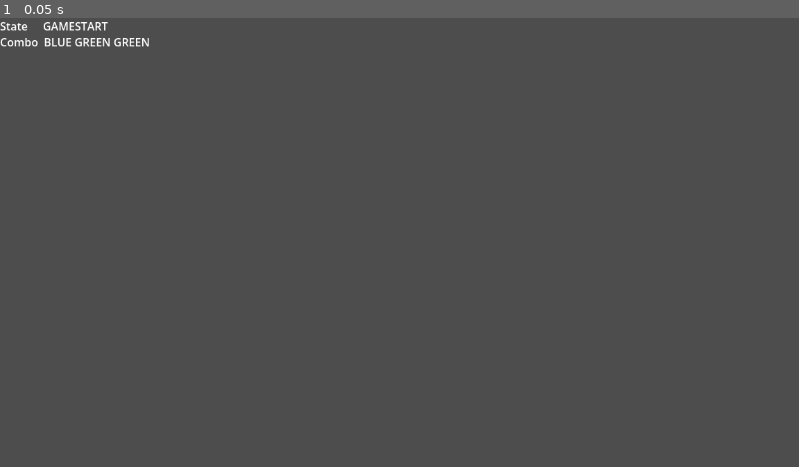
Above: before the commit, frame 1.
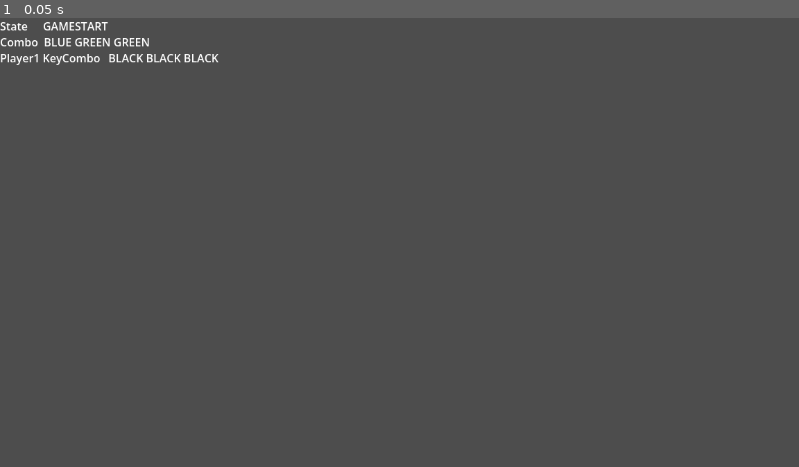
Above: after the commit, the same moment.

Repository: KevinStirling/black_ice
Game: Godot game, scene res://test.tscn
Two runs of this game, one before a commit and one after it. Both use one fixed random seed, a clock stepped at 60 frames per second and the inputs below. The project has no main scene, so this scene is started directly.
Inputs:
- Up to frame 1 (0.05 s): no input

The runs differ from the first frame. In frame 1, 0.3% of the frame differs, in the area x 0-28%, y 8-11%.

Commit message:
feat: add basic player script

Diff:
--- a/scripts/game_manager.gd
+++ b/scripts/game_manager.gd
@@ -1,5 +1,7 @@
 class_name GameManager
 extends Node
+
+signal GameStart(combo_size: int)
 
 enum State {
 	PREGAME,
@@ -10,7 +12,9 @@
 	P2TURN,
 	GAMEEND,
 }
+## black indicates empty, used mostly by player key_combo
 enum ComboColor {
+	BLACK,
 	RED,
 	GREEN,
 	BLUE,
@@ -40,9 +44,11 @@
 func start_game() -> void:
 	game_state = State.GAMESTART
 	set_combo()
+	emit_signal("GameStart", combo_size)
 
 
 func set_combo() -> void:
 	for i in combo_size:
-		combo.append(randi_range(0, 4))
+		## choose random values from ComboColor range excluding 0 (black means empty)
+		combo.append(randi_range(1, 5))
 		%ComboValue.text = %ComboValue.text + " " + ComboColor.keys()[combo[i]]
--- /dev/null
+++ b/scripts/player.gd
@@ -0,0 +1,37 @@
+class_name Player
+extends Node
+
+enum PlayerNum {
+	ONE,
+	TWO,
+}
+
+@export var player: PlayerNum = PlayerNum.ONE
+
+var key_combo: Array[GameManager.ComboColor]:
+	get:
+		return key_combo
+	set(value):
+		key_combo = value
+		if player == PlayerNum.ONE:
+			%Player1KeyComboValue.text = _stringify_key_combo_value(value)
+
+
+func _ready() -> void:
+	%GameManager.connect("GameStart", reset_key_combo)
+
+
+func reset_key_combo(combo_size: int) -> void:
+	key_combo.clear()
+	var c: Array[GameManager.ComboColor]
+	for i in combo_size:
+		c.append(GameManager.ComboColor.BLACK)
+	key_combo = c
+
+
+func _stringify_key_combo_value(value: Array[GameManager.ComboColor]) -> String:
+	var s: String
+	for i in value:
+		s = s + " " + GameManager.ComboColor.keys()[value[i]]
+
+	return s
--- a/test.tscn
+++ b/test.tscn
@@ -1,10 +1,12 @@
 [gd_scene format=3 uid="uid://hjiu7qlsuj27"]
 
 [ext_resource type="Script" uid="uid://fmu3swrrwv5k" path="res://scripts/game_manager.gd" id="1_37kl0"]
+[ext_resource type="Script" uid="uid://1xrcmhm3iqqp" path="res://scripts/player.gd" id="2_8uh7m"]
 
 [node name="Node2D" type="Node2D" unique_id=823096755]
 
 [node name="GameManager" type="Node" parent="." unique_id=97041676]
+unique_name_in_owner = true
 script = ExtResource("1_37kl0")
 debug = true
 
@@ -35,3 +37,19 @@
 offset_left = 59.0
 offset_right = 99.0
 offset_bottom = 23.0
+
+[node name="Player1KeyComboLabel" type="Label" parent="GameManager/DebugLabel" unique_id=1081311316]
+offset_top = 46.0
+offset_right = 145.0
+offset_bottom = 69.0
+text = "Player1 KeyCombo"
+
+[node name="Player1KeyComboValue" type="Label" parent="GameManager/DebugLabel/Player1KeyComboLabel" unique_id=233669751]
+unique_name_in_owner = true
+layout_mode = 0
+offset_left = 152.0
+offset_right = 192.0
+offset_bottom = 23.0
+
+[node name="Player1" type="Node" parent="GameManager" unique_id=1113075092]
+script = ExtResource("2_8uh7m")
Not shown, added: scripts/player.gd.uid
